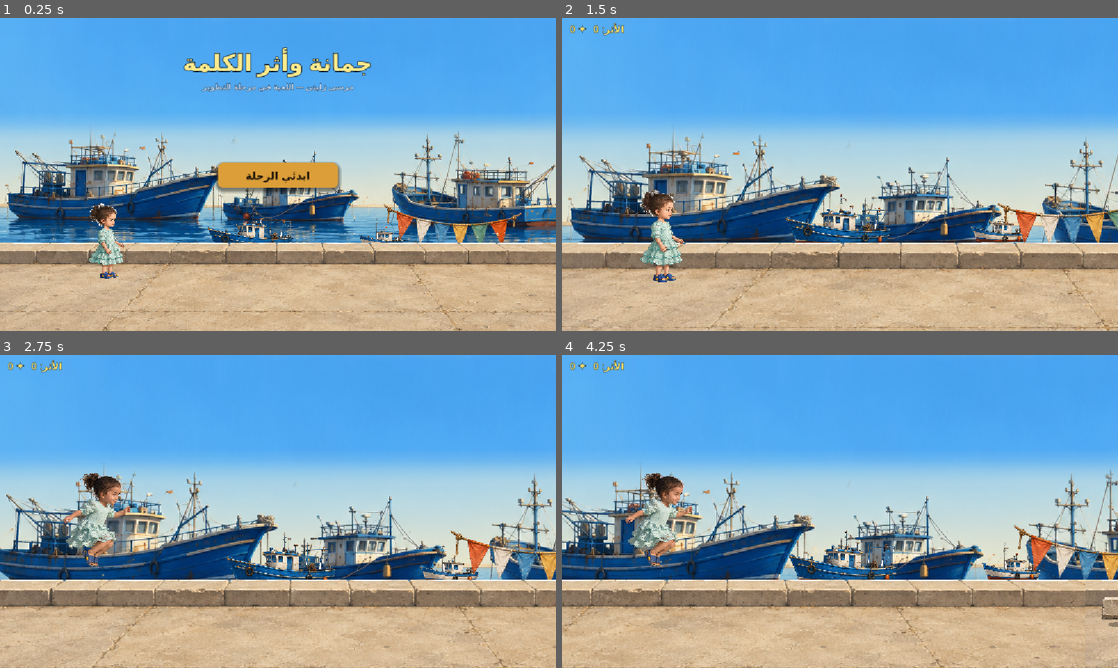
Above: before the commit, frames 1-4 (two rows, left to right).
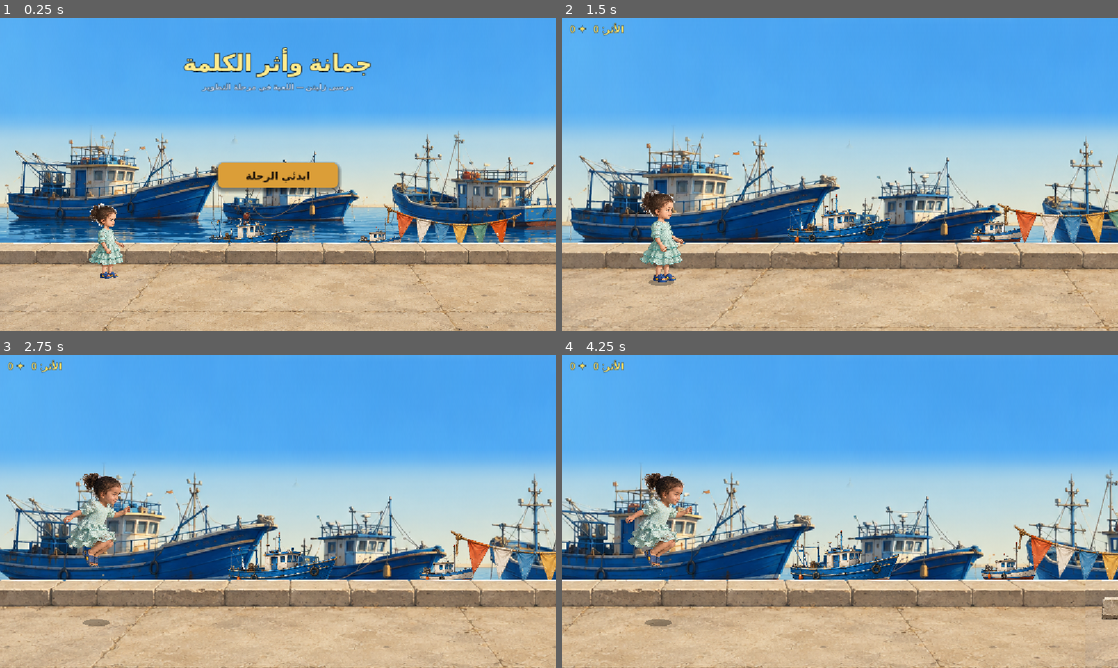
Above: after the commit, the same moments.

Repository: HamzaJwan/Ali-s-Runner
Game: Godot game, scene res://scenes/level2/Level2_Marsa_Playable.tscn
Same seed, same stepped clock (60 frames per second), same inputs: the game is played once before the commit and once after it. This scene is started directly instead of the project's main scene.
Inputs (mouse positions are in pixels of both pictures, inside the frame that each line leads up to):
- Up to frame 1 (0.25 s): no input
- Up to frame 2 (1.5 s): click "ابدئي الرحلة" at 0.5 s; tap Enter (ui_accept) at 1.25 s; move the mouse to (962, 158) at 1.27 s; click (962, 158) at 1.42 s
- Up to frame 3 (2.75 s): tap Enter (ui_accept) at 1.52, 2.27 s; move the mouse to (166, 527) at 2.02 s; click (166, 527) at 2.17 s
- Up to frame 4 (4.25 s): move the mouse to (895, 442) at 2.77 s; click (895, 442) at 2.92 s; move the mouse to (812, 574) at 3.52 s; click (812, 574) at 3.67 s; tap Enter (ui_accept) at 3.77 s

The runs differ from the first frame. In frame 1, 0.9% of the frame differs, in the area x 37-73%, y 61-72%; in frame 2, 1.8%; in frame 3, 1.9%; in frame 4, 2.1%, in the area x 14-100%, y 56-87%.

Commit message:
level2: fix obstacle shadow Y, add Jomana ground shadow, flip boats to face right
Obstacle shadow:
- Was at col_h/2 + visual_lane_offset (wrong - below visual bottom)
- Now at col_h/2 + 2 (physics ground level, correctly anchors obstacle)
- z_as_relative=false, z=-2 for reliable render order
- Larger ellipse (sw 70%→85%, sh 12%→14%) for better visibility

Jomana ground shadow:
- Static Polygon2D ellipse (22×6px) added at ROAD_SURFACE_Y + VISUAL_LANE_Y_OFFSET
- Follows player.position.x in _process() but Y stays fixed at ground level
- Visible only during active gameplay (hidden on menu/game-over)
- z=-3, z_as_relative=false — renders under player above pier

Boats facing right:
- flip_h=true on AMB_BOAT_BLUE and AMB_BOAT_SMALL sprites
- Boats now face the direction Jomana runs (right), feeling part of the harbor motion

Co-Authored-By: Claude Sonnet 4.6 <noreply@anthropic.com>

Diff:
--- a/scripts/level2/gameplay/level2_obstacle_visuals.gd
+++ b/scripts/level2/gameplay/level2_obstacle_visuals.gd
@@ -84,19 +84,24 @@
 
 	obstacle.add_child(skin)
 
-	# Drop shadow — flat dark ellipse at ground level to anchor the obstacle visually.
+	# Drop shadow — flat dark ellipse at the PHYSICS ground level.
+	# Ground in obstacle local coords = col_h/2 (bottom of collision box).
+	# visual_lane_offset shifts the artwork DOWN but the physics ground stays at col_h/2.
+	# We render the shadow AT the physics ground so it always appears on the pier surface.
 	var shadow := Polygon2D.new()
 	shadow.name = "L2Shadow"
-	shadow.color = Color(0.0, 0.0, 0.0, 0.32)
-	shadow.z_index = -1   # render just behind the skin
-	var sw := drawn_width * 0.70
-	var sh := drawn_width * 0.12
+	shadow.color = Color(0.0, 0.0, 0.0, 0.38)
+	shadow.z_index    = -2
+	shadow.z_as_relative = false   # absolute z so it renders under skin regardless of parent
+	var sw := drawn_width * 0.85
+	var sh := maxf(drawn_width * 0.14, 6.0)
 	var pts := PackedVector2Array()
-	for i in 12:
-		var a := i * TAU / 12.0
+	for i in 16:
+		var a := i * TAU / 16.0
 		pts.append(Vector2(cos(a) * sw * 0.5, sin(a) * sh * 0.5))
 	shadow.polygon = pts
-	shadow.position = Vector2(0.0, col_h / 2.0 + visual_lane_offset + 3.0)
+	# Place shadow AT physics ground level, not at visual bottom.
+	shadow.position = Vector2(0.0, col_h / 2.0 + 2.0)
 	obstacle.add_child(shadow)
 
 	print("[L2 obstacle] type=%s texture=%s loaded=true size=%.0fx%.0f visual_bottom_y=%.1f" %
--- a/scripts/level2/level2_marsa_playable.gd
+++ b/scripts/level2/level2_marsa_playable.gd
@@ -156,8 +156,9 @@
 var _obs_vis          = null         # L2ObstacleVisuals (RefCounted)
 var _family_vis       = null         # Level2 family checkpoint visual helper
 var _l2_audio: Node   = null         # Level2AudioManager
-var _jomana_vis: Node    = null   # JomanaPlayerVisual (the active instance)
-var _ali_polygon: Node2D = null   # cached $Player/Polygon2D — hidden every frame
+var _jomana_vis: Node    = null        # JomanaPlayerVisual (the active instance)
+var _ali_polygon: Node2D = null        # cached $Player/Polygon2D — hidden every frame
+var _jomana_shadow: Polygon2D = null   # static ground shadow at ROAD_SURFACE_Y
 var _init_cam_x: float   = 0.0   # camera X at scene start, for scroll-based parallax
 var _ground_base: Node2D = null   # $Ground/GroundBase — hidden when pier PNG loads
 var _cam_tween: Tween
@@ -248,6 +249,11 @@
 		jomana_sprite.visible = false
 		if _ali_polygon != null:
 			_ali_polygon.visible = false
+
+	# Ground shadow tracks Jomana's X but stays on the pier surface.
+	if _jomana_shadow != null and is_instance_valid(player):
+		_jomana_shadow.position.x = player.position.x
+		_jomana_shadow.visible = started and not game_over
 
 	if npc_arriving and encounter_npc != null:
 		encounter_npc.position.x = move_toward(
@@ -884,6 +890,24 @@
 
 	# Start in IDLE — menu should not show Jomana running in place.
 	vis.set_pose(vis.Pose.IDLE)
+
+	# Static ground shadow — stays at ROAD_SURFACE_Y + visual offset regardless of
+	# jump height. Follows player X every frame via _process(). z=-3 renders behind
+	# player (z=0) and obstacles but above the pier ground (z=-5).
+	if _jomana_shadow == null:
+		var shd := Polygon2D.new()
+		shd.name = "JomanaGroundShadow"
+		shd.color = Color(0.0, 0.0, 0.0, 0.30)
+		shd.z_index = -3
+		shd.z_as_relative = false
+		var pts := PackedVector2Array()
+		for i in 16:
+			var a := i * TAU / 16.0
+			pts.append(Vector2(cos(a) * 22.0, sin(a) * 6.0))
+		shd.polygon = pts
+		shd.position = Vector2(PLAYER_START_X, ROAD_SURFACE_Y + VISUAL_LANE_Y_OFFSET)
+		add_child(shd)
+		_jomana_shadow = shd
 
 
 func _tune_level2_player_fx() -> void:
@@ -1221,10 +1245,11 @@
 
 
 func _build_ambient_props() -> void:
+	# flip_h=true: boats face RIGHT so they look like they're sailing WITH Jomana.
 	_add_ambient_sprite(L2_MANIFEST.AMB_BOAT_BLUE, Vector2(520, 438), 92.0,
-		"HarborBoatBlue", "res://scripts/level2/ambient/harbor_ambient_bob.gd")
+		"HarborBoatBlue", "res://scripts/level2/ambient/harbor_ambient_bob.gd", true)
 	_add_ambient_sprite(L2_MANIFEST.AMB_BOAT_SMALL, Vector2(790, 444), 68.0,
-		"HarborBoatSmall", "res://scripts/level2/ambient/harbor_ambient_bob.gd")
+		"HarborBoatSmall", "res://scripts/level2/ambient/harbor_ambient_bob.gd", true)
 	_add_ambient_sprite(L2_MANIFEST.AMB_FLAGS, Vector2(935, 435), 92.0,
 		"HarborFlags", "res://scripts/level2/ambient/harbor_ambient_sway.gd")
 	# Rope disabled: the current transparent art has no visible posts/anchor context.
@@ -1234,7 +1259,7 @@
 
 func _add_ambient_sprite(
 		path: String, world_pos: Vector2, target_height: float,
-		node_name: String, motion_script_path: String
+		node_name: String, motion_script_path: String, flip_h: bool = false
 ) -> void:
 	var tex := load(path) as Texture2D
 	if tex == null or tex.get_height() <= 0:
@@ -1251,9 +1276,10 @@
 	var sprite := Sprite2D.new()
 	sprite.texture = tex
 	sprite.scale = Vector2.ONE * (target_height / float(tex.get_height()))
+	sprite.flip_h = flip_h   # true for boats so they face the direction Jomana runs
 	holder.add_child(sprite)
 	ambient_layer.add_child(holder)
-	print("[L2 ambient] active=%s path=%s" % [node_name, path])
+	print("[L2 ambient] active=%s path=%s flip_h=%s" % [node_name, path, flip_h])
 
 
 # ── UI pop ────────────────────────────────────────────────────────────────
